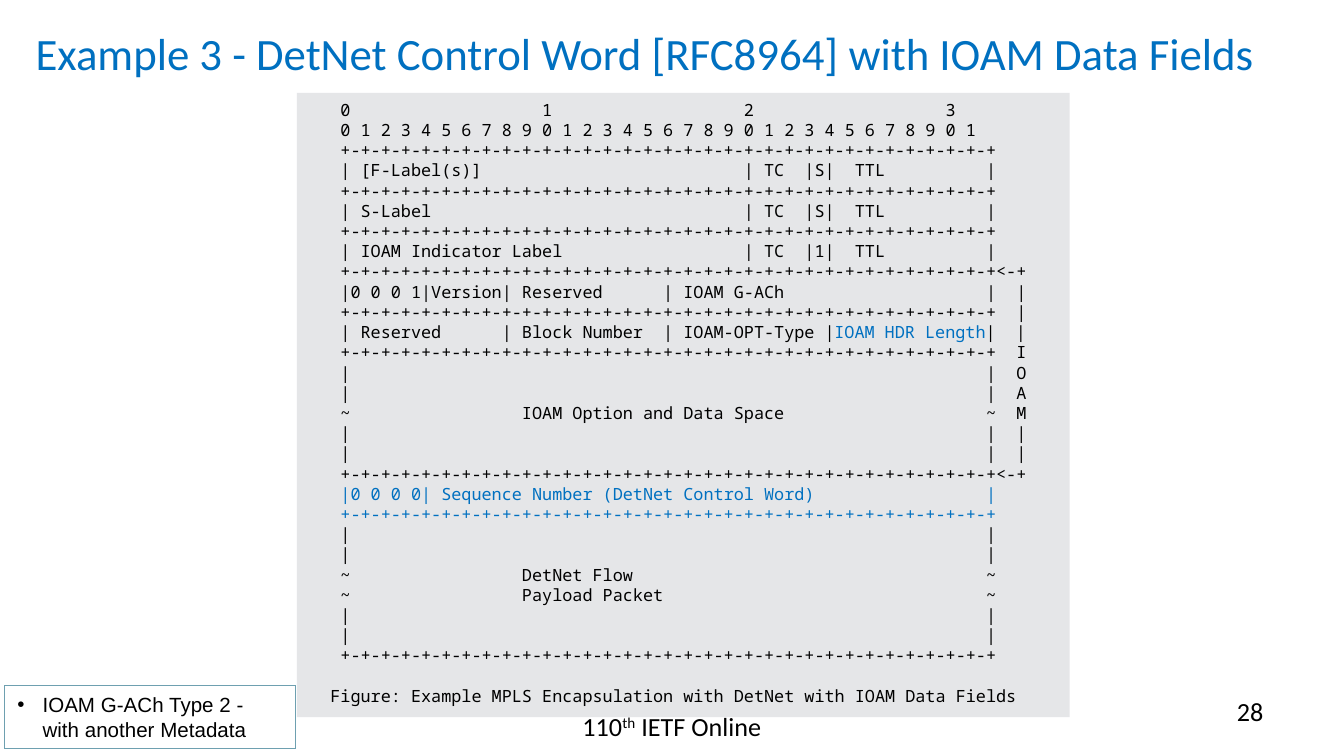
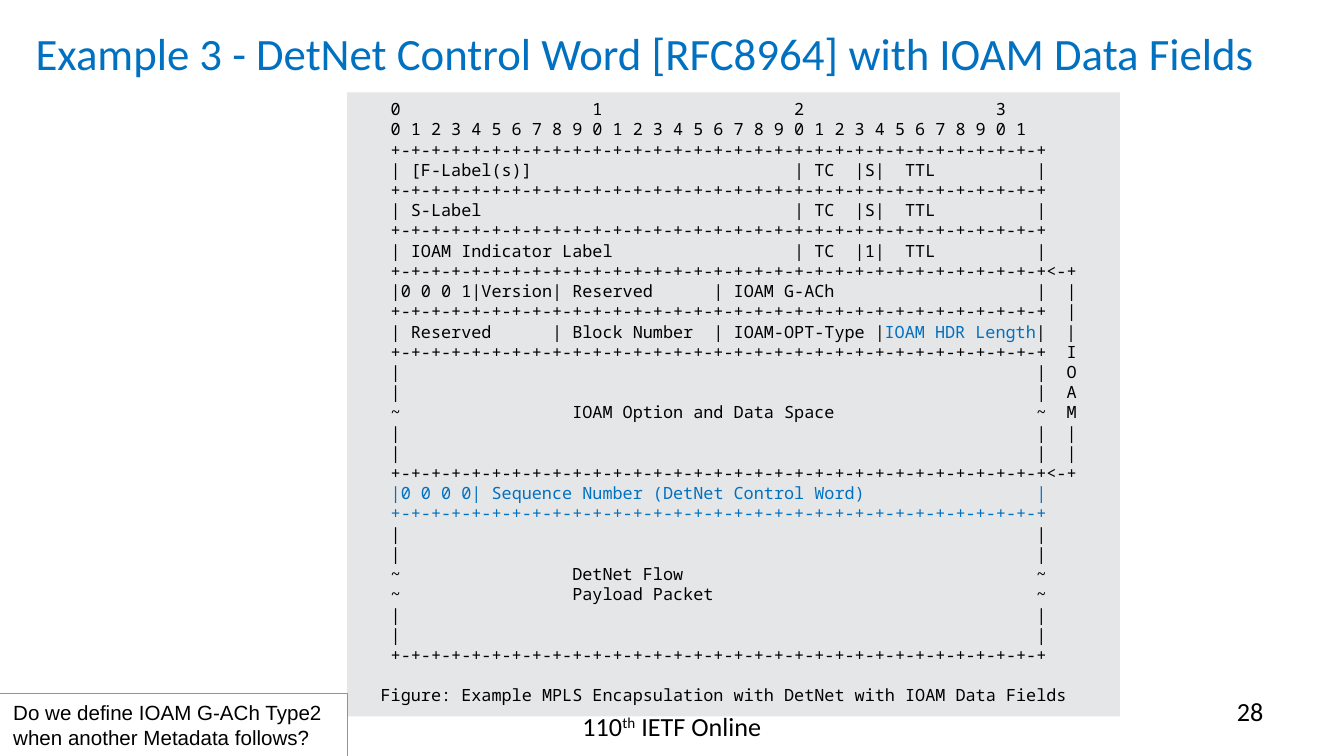
Before and after one commit to rakgandhi/ietf-slides, a slide deck: slide 28 of draft-gandhi-mpls-ioam-sr-06.pptx. Drawn at 1344x756 pixels with LibreOffice and Linux fonts; fonts in the diff are those of the drawing. Boxes give left, top, right and bottom in pixels: in the first picture for what was removed or moved away, otherwise in the second. Text is boxed around its words. In the diff, an @@ line names an element or a change of style, - is before the commit and + after.

```diff
--- a/draft-gandhi-mpls-ioam-sr-06.pptx
+++ b/draft-gandhi-mpls-ioam-sr-06.pptx
@@ rectangle "0 1 2 3": place and size @@
-rectangle "0 1 2 3" at (297,93,1070,716)
+rectangle "0 1 2 3" at (347,93,1120,716)
@@ rectangle "Do we define IOAM G-ACh ...": place and size @@
-rectangle "Do we define IOAM G-ACh ..." at (4,685,296,749)
+rectangle "Do we define IOAM G-ACh ..." at (0,694,347,756)
@@ text in rectangle at (13,705,321,746): text changed @@
-• IOAM G-ACh Type 2 - with another Metadata
+Do we define IOAM G-ACh Type2 when another Metadata follows?
```
Also in this commit, not shown: 3 other slides changed, 1 other file.
